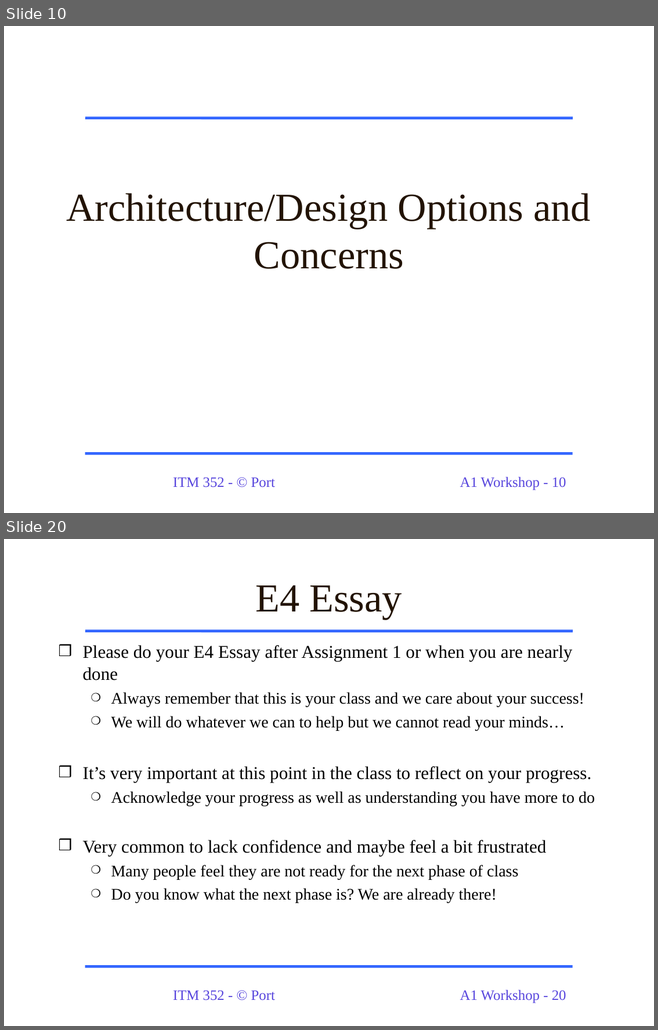
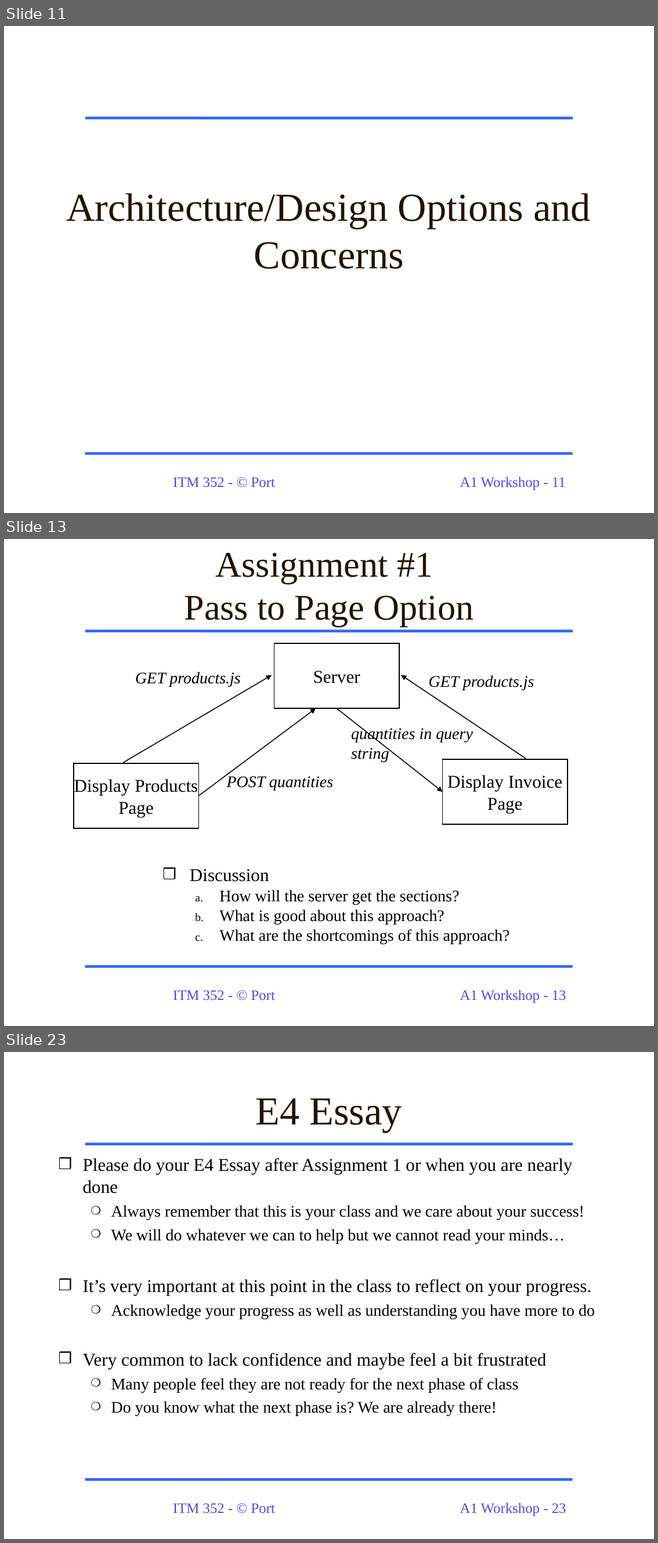
Before and after one commit to dport96/ITM352, a slide deck: morea/130.Assignment1/A1_Workshop_ITM352.ppt. Shown one above the other, each under a label of ours: slides 10 and 20 before the commit, slides 11, 13 and 23 after it; the slides between them are not shown. The pictures are 658x1030 and 658x1543 pixels, drawn with LibreOffice and Linux fonts; fonts in the diff are those of the drawing. Boxes give left, top, right and bottom in pixels: in the first picture for what was removed or moved away, otherwise in the second. Text is boxed around its words. In the diff, an @@ line names an element or a change of style, - is before the commit and + after.

```diff
--- a/morea/130.Assignment1/A1_Workshop_ITM352.ppt
+++ b/morea/130.Assignment1/A1_Workshop_ITM352.ppt
@@ slide 13 added at [4, 539, 654, 1026], background #FFFFFF; not listed: 4 template elements that a slide beside it also shows @@
@@ title added at [184, 553, 474, 627], 40 pt, text #221304 @@
+Assignment #1
+Pass to Page Option
@@ rectangle added at [274, 643, 399, 708], outline #000000 0.99 pt, 20 pt, text #000000 @@
+Server
@@ arrow added from (123, 762) to (271, 675), #000000 0.99 pt @@
@@ text added at [135, 672, 241, 687], 18 pt, text #000000, italic @@
+GET products.js
@@ arrow added from (525, 759) to (401, 675), #000000 0.99 pt @@
@@ text added at [429, 675, 534, 690], 18 pt, text #000000, italic @@
+GET products.js
@@ arrow added from (198, 795) to (316, 708), #000000 0.99 pt @@
@@ arrow added from (336, 708) to (442, 792), #000000 0.99 pt @@
@@ text added at [351, 727, 473, 762], 18 pt, text #000000, italic @@
+quantities in query string
@@ rectangle added at [74, 763, 198, 828], outline #000000 0.99 pt, 20 pt, text #000000 @@
+Display Products
+Page
@@ rectangle added at [442, 759, 567, 824], outline #000000 0.99 pt, 20 pt, text #000000 @@
+Display Invoice
+Page
@@ text added at [227, 775, 333, 791], 18 pt, text #000000, italic @@
+POST quantities
@@ text added at [190, 869, 510, 944], 18 pt, text #000000 @@
+❒ Discussion
+  a. How will the server get the sections?
+  b. What is good about this approach?
+  c. What are the shortcomings of this approach?
@@ what was slide 10 is now slide 11 @@
@@ page number at [460, 477, 565, 491]: text changed @@
-A1 Workshop - 10
+A1 Workshop - 11
@@ what was slide 20 is now slide 23 @@
@@ page number at [460, 1503, 566, 1517]: text changed @@
-A1 Workshop - 20
+A1 Workshop - 23
```
Also in this commit, not shown: 8 slides changed, 4 other slides added, 2 slides removed, 2 other files.
